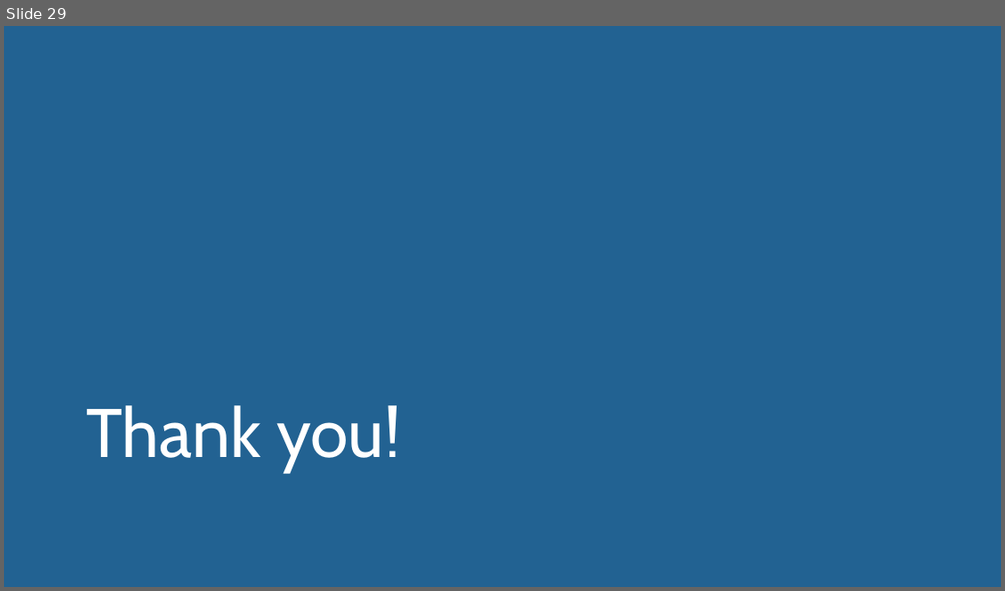
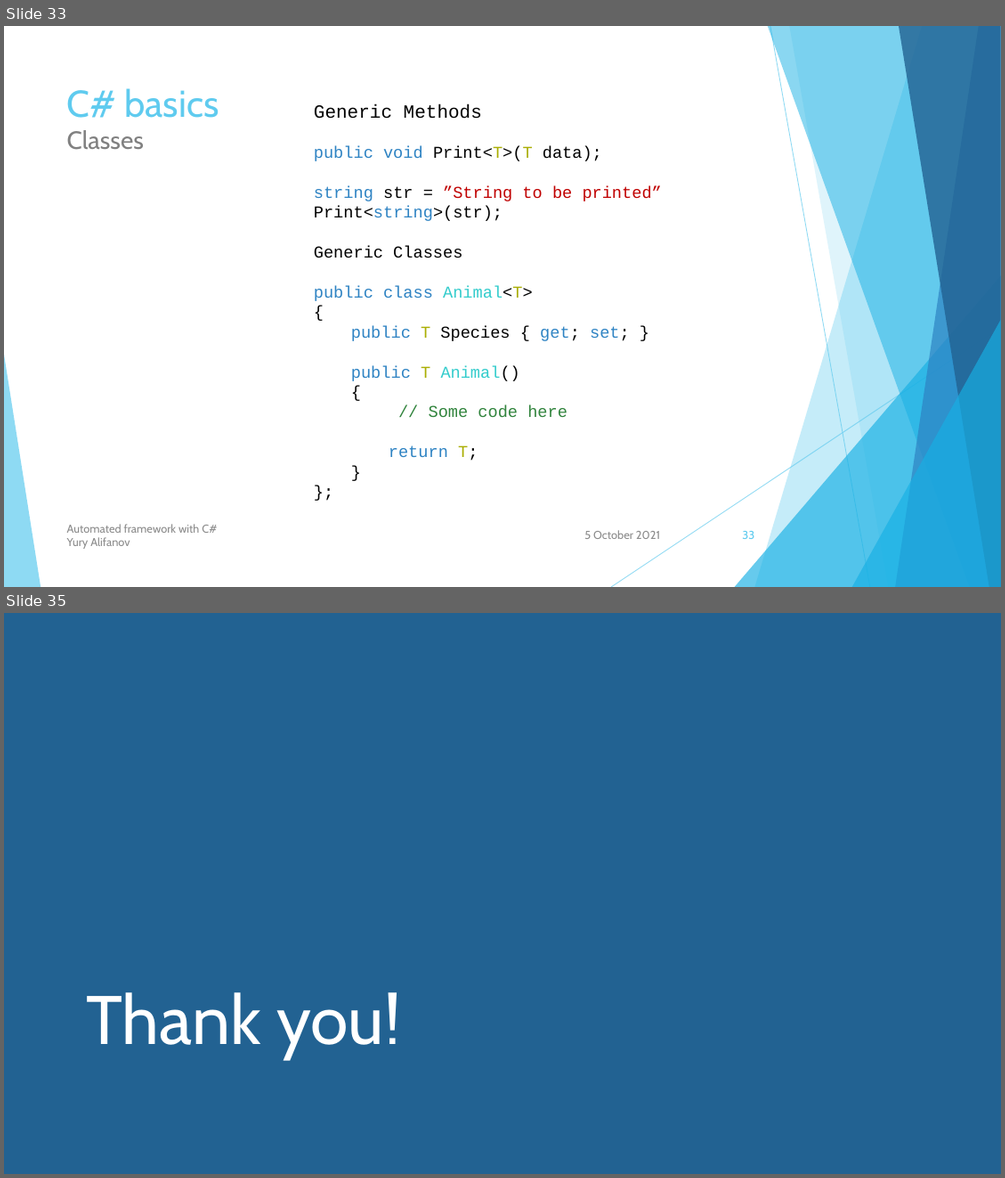
Before and after one commit to user-yalif/ITLeadersCourseAlifanov, a slide deck: Alifanov.ITLeadersCourse/Automated framework with C#.pptx. Shown one above the other, each under a label of ours: slide 29 before the commit, slides 33 and 35 after it; the slides between them are not shown. The pictures are 1005x591 and 1005x1178 pixels, drawn with LibreOffice and Linux fonts; fonts in the diff are those of the drawing. Boxes give left, top, right and bottom in pixels: in the first picture for what was removed or moved away, otherwise in the second. Text is boxed around its words. In the diff, an @@ line names an element or a change of style, - is before the commit and + after.

```diff
--- a/Alifanov.ITLeadersCourse/Automated framework with C#.pptx
+++ b/Alifanov.ITLeadersCourse/Automated framework with C#.pptx
@@ slide 33 added at bbox=[4, 26, 1001, 587], background #FFFFFF; not listed: 10 template elements that a slide beside it also shows @@
@@ title added at bbox=[67, 88, 218, 150], 36 pt, text #5FCBEF @@
+C# basics
+Classes
@@ text added at bbox=[314, 104, 662, 460], 16 pt, text #000000 @@
+Generic Methods
+public void Print<T>(T data);
+string str = ”String to be printed”
+Print<string>(str);
+Generic Classes
+public class Animal<T>
+{
+public T Species { get; set; }
+public T Animal()
+{
+// Some code here
+return T;
+}
+};
@@ text added at bbox=[67, 524, 217, 548], 11 pt, text #8C8C8C @@
+Automated framework with C#
+Yury Alifanov
@@ text added at bbox=[584, 530, 660, 539], 11 pt, text #8C8C8C @@
+5 October 2021
@@ page number added at bbox=[742, 531, 754, 539], 11 pt, text #5FCBEF @@
+33
@@ what was slide 29 is now slide 35 @@
```
Also in this commit, not shown: 18 slides changed, 5 other slides added, 4 other files.
